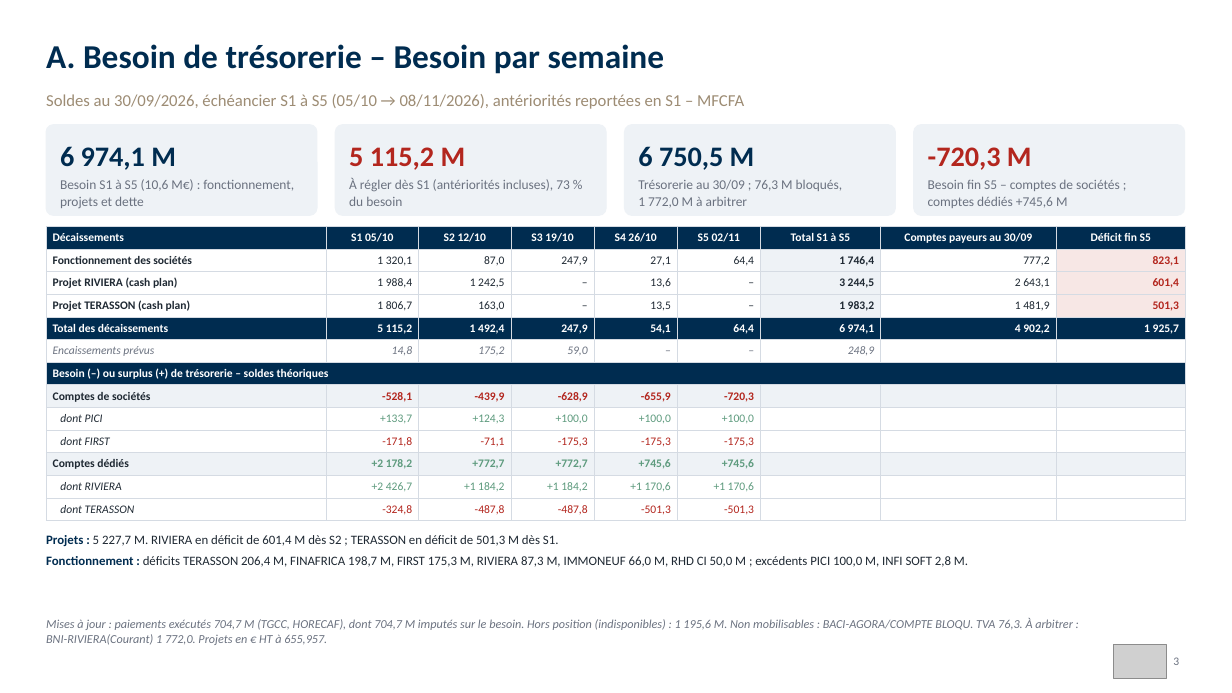
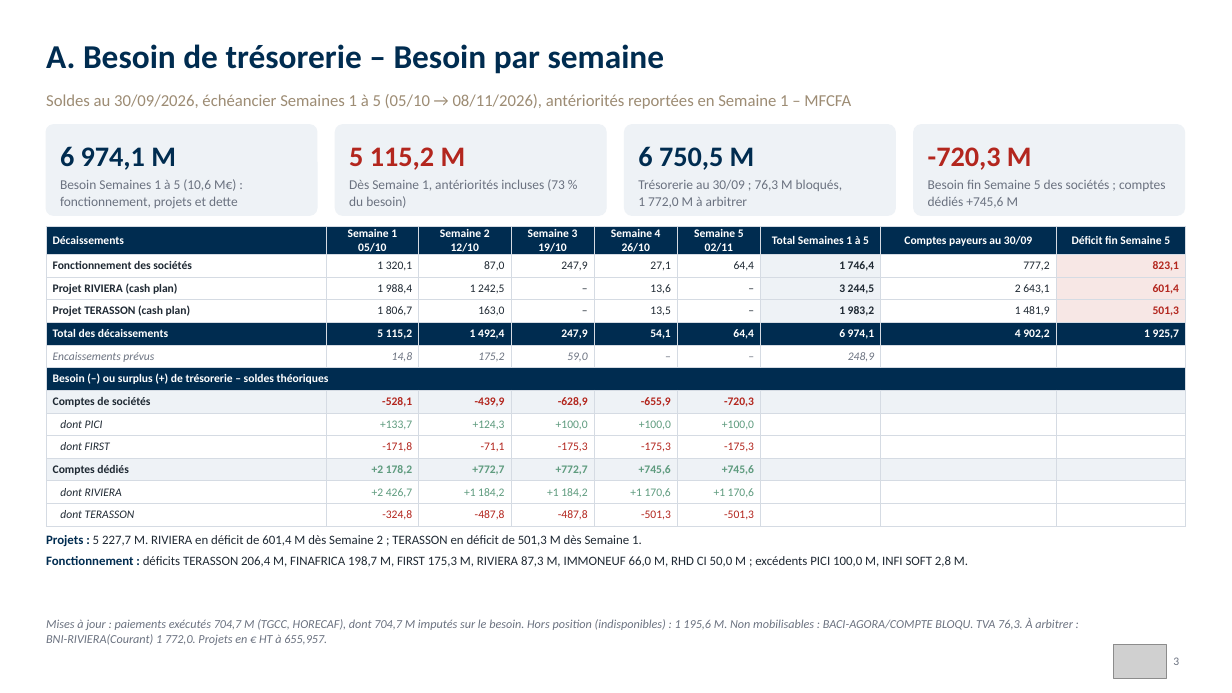
Before and after one commit to angehkouadio/claudeproject, a slide deck: slide 3 of RCI_Besoins_Tresorerie_Comptes_Paiement_30-09-2026.pptx. Drawn at 1232x693 pixels with LibreOffice and Linux fonts; fonts in the diff are those of the drawing; grey boxes stand for pictures. Boxes give left, top, right and bottom in pixels: in the first picture for what was removed or moved away, otherwise in the second. Text is boxed around its words. In the diff, an @@ line names an element or a change of style, - is before the commit and + after.

```diff
--- a/RCI_Besoins_Tresorerie_Comptes_Paiement_30-09-2026.pptx
+++ b/RCI_Besoins_Tresorerie_Comptes_Paiement_30-09-2026.pptx
@@ text at (46,94,851,109): text changed @@
-Soldes au 30/09/2026, échéancier S1 à S5 (05/10 → 08/11/2026), antériorités reportées en S1 – MFCFA
+Soldes au 30/09/2026, échéancier Semaines 1 à 5 (05/10 → 08/11/2026), antériorités reportées en Semaine 1 – MFCFA
@@ text at (60,179,238,208): text changed @@
-Besoin S1 à S5 (10,6 M€) : fonctionnement, projets et dette
+Besoin Semaines 1 à 5 (10,6 M€) : fonctionnement, projets et dette
@@ text at (349,179,565,208): text changed @@
-À régler dès S1 (antériorités incluses), 73 % du besoin
+Dès Semaine 1, antériorités incluses (73 % du besoin)
@@ text at (928,180,1165,208): text changed @@
-Besoin fin S5 – comptes de sociétés ; comptes dédiés +745,6 M
+Besoin fin Semaine 5 des sociétés ; comptes dédiés +745,6 M
@@ table at (46,226,1186,524) @@
-row 1: Décaissements | S1 05/10 | S2 12/10 | S3 19/10 | S4 26/10 | S5 02/11 | Total S1 à S5 | Comptes payeurs au 30/09 | Déficit fin S5
+row 1: Décaissements | Semaine 1 05/10 | Semaine 2 12/10 | Semaine 3 19/10 | Semaine 4 26/10 | Semaine 5 02/11 | Total Semaines 1 à 5 | Comptes payeurs au 30/09 | Déficit fin Semaine 5
@@ text at (46,535,642,546): text changed @@
-• Projets : 5 227,7 M. RIVIERA en déficit de 601,4 M dès S2 ; TERASSON en déficit de 501,3 M dès S1.
+• Projets : 5 227,7 M. RIVIERA en déficit de 601,4 M dès Semaine 2 ; TERASSON en déficit de 501,3 M dès Semaine 1.
```
Also in this commit, not shown: 4 other slides changed, 1 slide removed, 3 other files.
